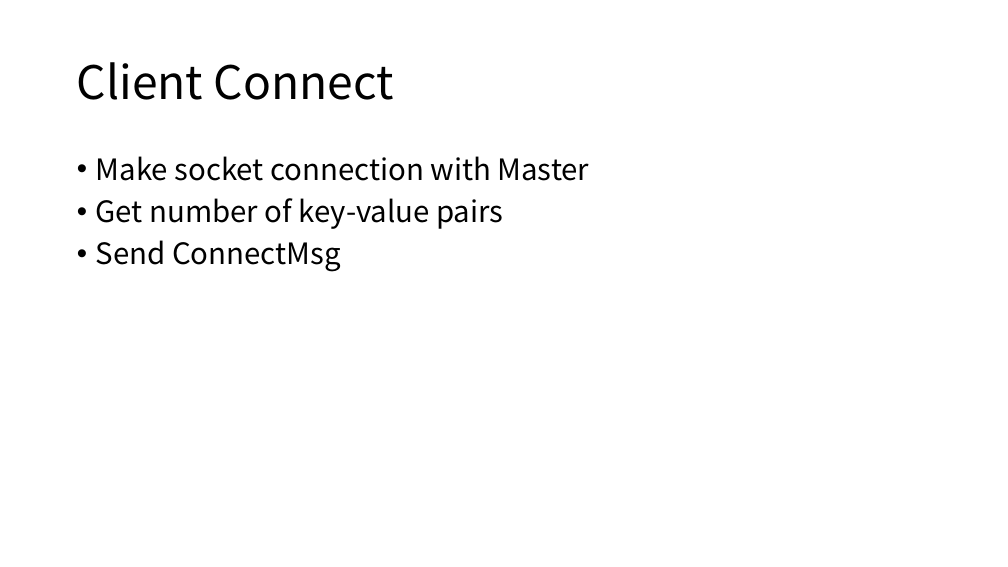
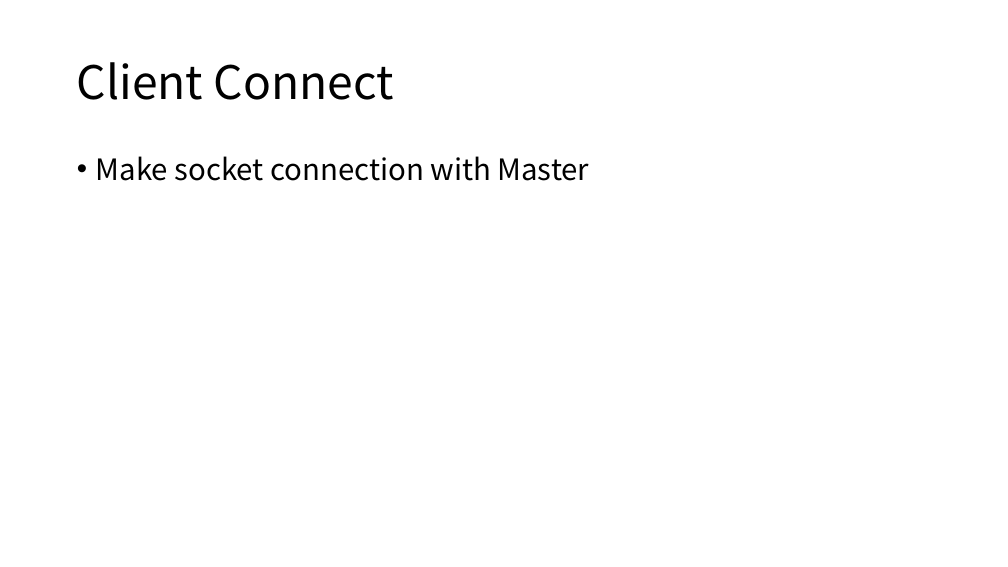
Before and after one commit to Eyebrowmoon/CS490, a slide deck: slide 17 of project.pptx (slide 18 before the commit). Drawn at 1008x567 pixels with LibreOffice and Linux fonts; fonts in the diff are those of the drawing. Boxes give left, top, right and bottom in pixels: in the first picture for what was removed or moved away, otherwise in the second. Text is boxed around its words. In the diff, an @@ line names an element or a change of style, - is before the commit and + after.

```diff
--- a/project.pptx
+++ b/project.pptx
@@ text at (96,198,503,272): paragraphs removed @@
-• Get number of key-value pairs
-• Send ConnectMsg
```
Also in this commit, not shown: 12 other slides changed, 2 slides added, 1 slide removed.
